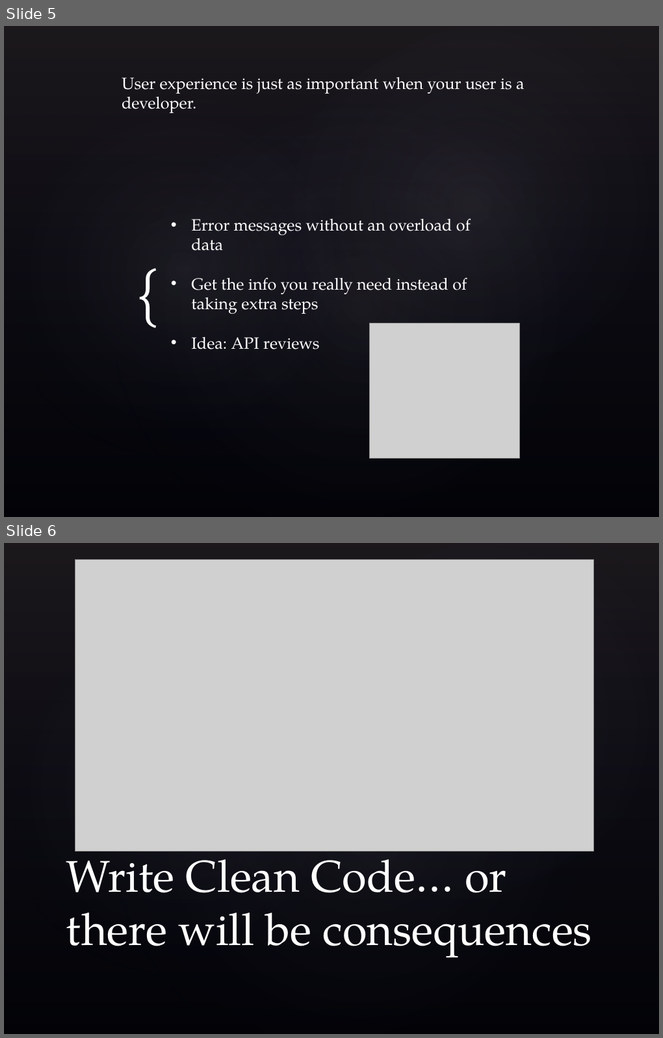
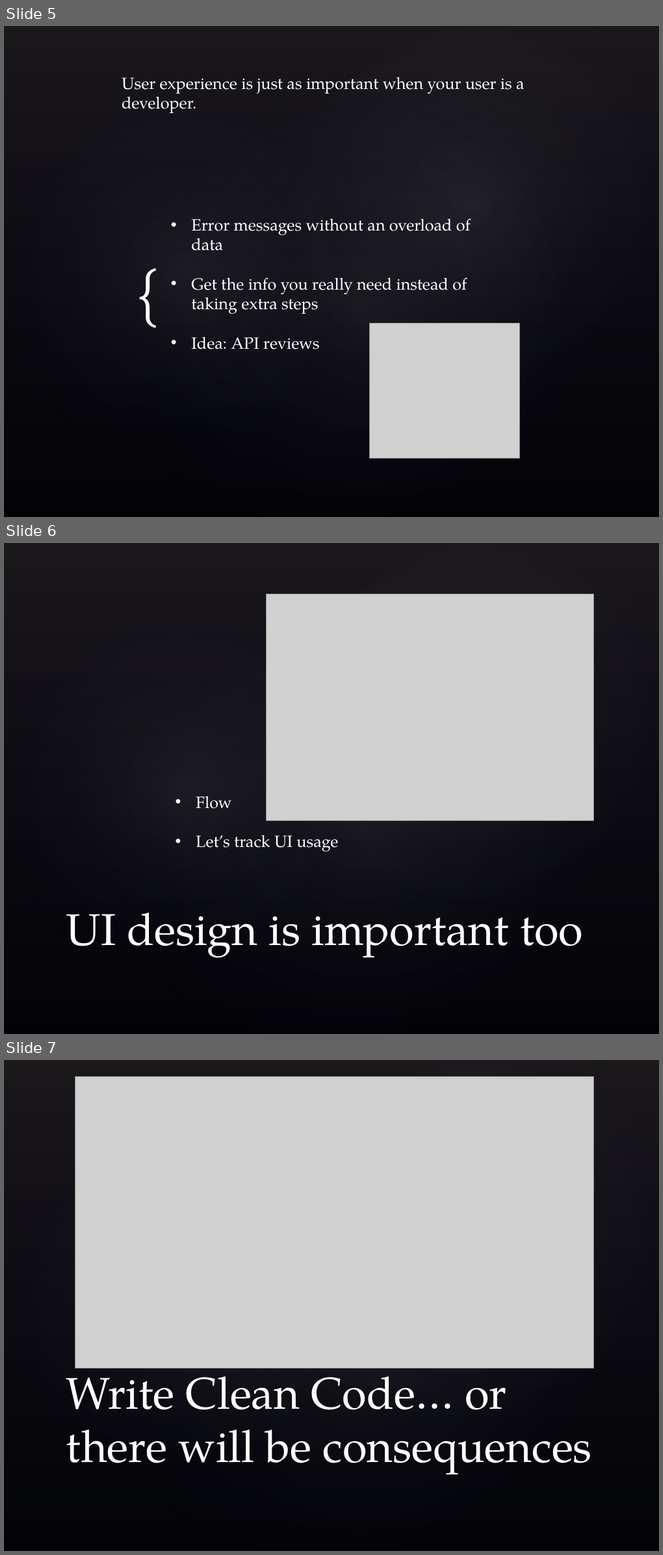
Before and after one commit to jrolstad/Talks, a slide deck: scna_2012/scna.pptx. Shown one above the other, each under a label of ours: slides 5 and 6 before the commit, slides 5, 6 and 7 after it. The pictures are 663x1038 and 663x1555 pixels, drawn with LibreOffice and Linux fonts; fonts in the diff are those of the drawing; grey boxes stand for pictures; background and template pictures are left out. Boxes give left, top, right and bottom in pixels: in the first picture for what was removed or moved away, otherwise in the second. Text is boxed around its words. In the diff, an @@ line names an element or a change of style, - is before the commit and + after.

Commit message:
Added more slides about UI design and testing

```diff
--- a/scna_2012/scna.pptx
+++ b/scna_2012/scna.pptx
@@ slide 6 added at (x1=4, y1=543, x2=659, y2=1034), background picture (left out); not listed: 4 template elements that a slide beside it also shows @@
@@ picture added at (x1=266, y1=594, x2=594, y2=821) @@
@@ text added at (x1=196, y1=796, x2=338, y2=852), 18 pt, text #FFFFFF @@
+• Flow
+• Let’s track UI usage
@@ title added at (x1=66, y1=913, x2=583, y2=958), 49 pt, text #FFFFFF @@
+UI design is important too
@@ what was slide 6 is now slide 7 @@
```
Also in this commit, not shown: 2 other slides added.
